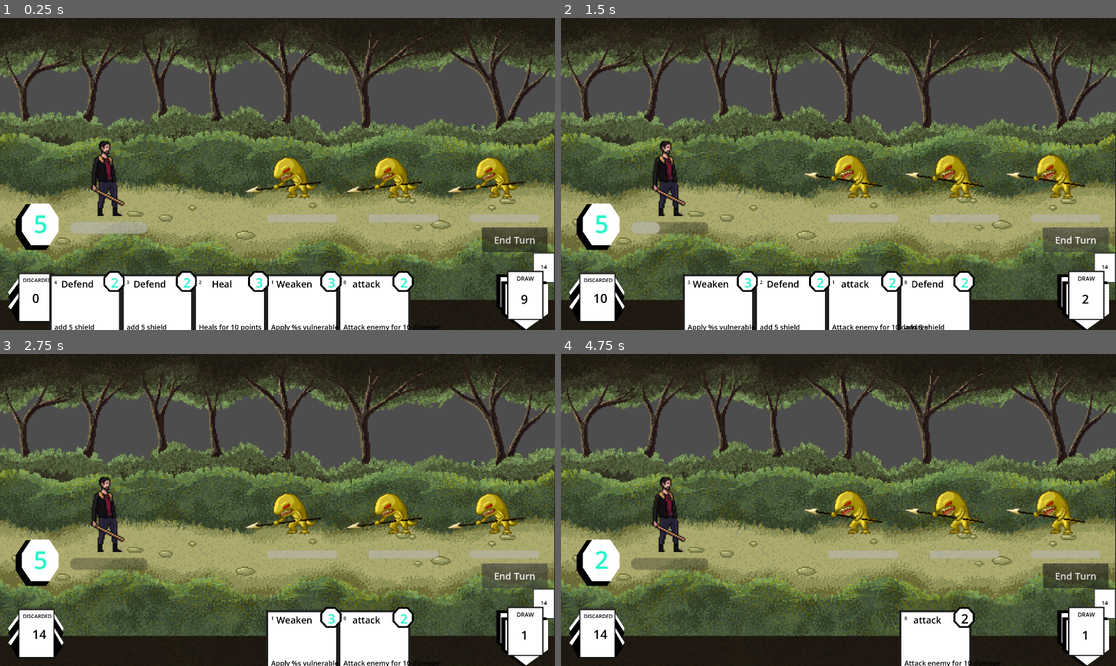
Above: before the commit, frames 1-4 (two rows, left to right).
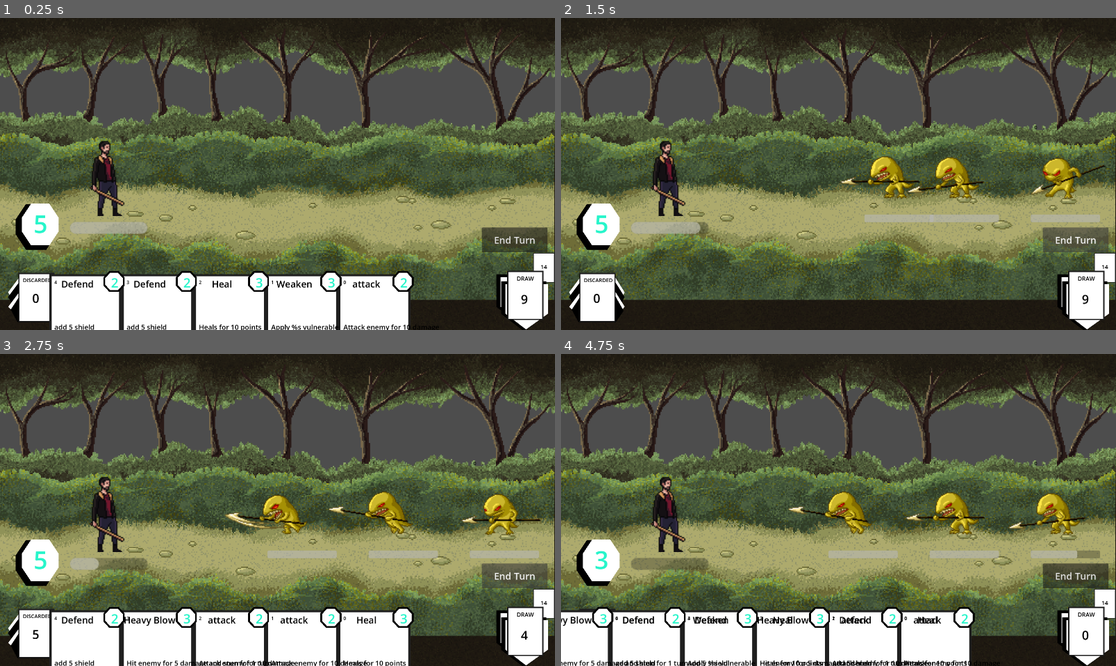
Above: after the commit, the same moments.

Repository: Leosten/card-game
Game: Godot game, scene res://main.tscn
Same seed, same stepped clock (60 frames per second), same inputs: the game is played once before the commit and once after it.
Inputs (mouse positions are in pixels of both pictures, inside the frame that each line leads up to):
- Up to frame 1 (0.25 s): no input
- Up to frame 2 (1.5 s): click "End Turn" at 0.5 s; click "End Turn" at 1.25 s
- Up to frame 3 (2.75 s): click "End Turn" at 2 s
- Up to frame 4 (4.75 s): move the mouse to (938, 656) at 2.77 s; click (938, 656) at 2.92 s; move the mouse to (866, 656) at 3.52 s; click (866, 656) at 3.67 s; move the mouse to (1027, 544) at 4.27 s; click (1027, 544) at 4.42 s

The runs differ from the first frame. In frame 1, 2.9% of the frame differs, in the area x 44-98%, y 34-66%; in frame 2, 12%, in the area x 5-98%, y 34-100%; in frame 3, 9.9%; in frame 4, 12%.
Error after the commit: Invalid access to property or key 'finished' on a base object of type 'Nil'. (res://Manager/card_animation_manager.gd:18)

Commit message:
card hud working, battle loop working, animations started

Diff:
--- a/Manager/action_manager.gd
+++ b/Manager/action_manager.gd
@@ -16,14 +16,13 @@
 	mana_used.emit(card_cost)
 	return battle_state
 
-func use_card_on_enemy(card : CardData, battle_state: BattleState, enemy_position):
+func use_card_on_enemy(card : CardData, battle_state: BattleState, monster_data: MonsterData):
 	if !card.allowed_targets.has(CardUtils.targets.ENEMY):
 		print("ERROR : target not allowed")
 		return battle_state
-	print("card used on monster %s" % str(enemy_position))
+	print("card used on monster %s" % str(monster_data.battle_position))
 
-	var enemy : MonsterData = MonsterUtils.find_monster_by_position(battle_state, enemy_position)
-	battle_state = apply_card_action(battle_state, card, enemy)
+	battle_state = apply_card_action(battle_state, card, monster_data)
 
 	return battle_state
 
@@ -56,10 +55,11 @@
 			if action == CardUtils.action_type.STATUS_EFFECTS:
 				print("card status type")
 				enemy.status_effects = StatusUtils.apply_status_effects(enemy.status_effects, card.status_effects)
+			battle_state = check_for_death(enemy, battle_state)
 
-	battle_state = MonsterUtils.update_monster(battle_state, enemy)
 	battle_state = cost_card_mana(battle_state, card.cost)
 	card_used.emit(card)
+	mana_used.emit()
 	update_battle_view.emit()
 	return battle_state
 
@@ -80,6 +80,15 @@
 	enemy.reset_cycle_step()
 	return battle_state
 
+static func check_for_death(monster: MonsterData, battle_state : BattleState) -> BattleState:
+	if (monster.health <= 0):
+		monster.health = 0
+		print("enemy %s dead" % monster.battle_position)
+		battle_state.level_monsters.erase(monster)
+	else:
+		battle_state = MonsterUtils.update_monster(battle_state, monster)
+	return battle_state
+
 func cycle_buffs():
 	pass
 
--- /dev/null
+++ b/Manager/battle_animation_manager.gd
@@ -0,0 +1,14 @@
+class_name BattleAnimationManager
+
+extends Node
+
+func monster_action_animation(monster : MonsterData, monsters_displayed : Array[Monster]) :
+	var action_type = monster.getAction().type
+
+	var monster_scene : Monster = MonsterUtils.find_monster_by_position(monsters_displayed, monster.battle_position)
+
+	await monster_scene.play_action_animation(action_type)
+	emit_signal("action_finished")
+
+func monster_appears(monster: Monster):
+	pass
--- /dev/null
+++ b/Manager/card_animation_manager.gd
@@ -0,0 +1,33 @@
+class_name CardAnimationManager
+extends Node
+
+var left_out_bounds = Vector2(-1000, 1250)
+
+func clear_card_animation(displayed_hand: Array[Card]):
+	var last_tween: Tween
+	for card in displayed_hand:
+		if card.active_tween:
+			card.active_tween.kill()
+		card.active_tween = card.create_tween().set_trans(Tween.TRANS_LINEAR)
+		card.active_tween.tween_property(
+			card, "position",
+			left_out_bounds,
+			0.2
+		).set_ease(Tween.EASE_IN)
+		last_tween = card.active_tween
+	await last_tween.finished
+
+func cards_appear_animation(displayed_hand: Array[Card], card_hand_positions : Array[Area2D]):
+	var target_position = Vector2(-1000, 1250)
+	var last_tween: Tween
+	for card in displayed_hand:
+		if card.active_tween:
+			card.active_tween.kill()
+		card.active_tween = card.create_tween().set_trans(Tween.TRANS_LINEAR)
+		card.active_tween.tween_property(
+			card, "position",
+			target_position,
+			0.4
+		).set_ease(Tween.EASE_IN)
+		last_tween = card.active_tween
+	await last_tween.finished
--- a/Manager/stage_manager.gd
+++ b/Manager/stage_manager.gd
@@ -85,7 +85,10 @@
 		var monster_scene = get_monster_scene_from_id(monster_data.id)
 		print("get_monster_scenes_for_level")
 		monster_scene.init_data(monster_data.duplicate())
+		monster_scene.battle_position = index
 		monster_scene.position = enemy_positions[index].position
+		# position monster outside of screen for animation
+		monster_scene.position.x = 6000
 		monster_scene.z_index = 100
 		monster_scenes.append(monster_scene)
 		index += 1
--- a/Utils/card_utils.gd
+++ b/Utils/card_utils.gd
@@ -40,3 +40,16 @@
 	for card in player_hand:
 		if card.hand_position == card_position:
 			return card
+
+static func init_card_position(viewport_size, max_nb_of_cards, player_draw_value, card_size, margin_between_cards, left_margin, bottom_margin) -> Array[Area2D]:
+	var card_hand_positions : Array[Area2D]= []
+	for card_pos_index in range(max_nb_of_cards):
+		var card_area = Area2D.new()
+		var card_position := Vector2(
+			(viewport_size.x - left_margin - (card_pos_index * card_size) + margin_between_cards) - (viewport_size.x / player_draw_value),
+			viewport_size.y - bottom_margin
+		)
+		card_area.position = card_position
+		card_hand_positions.append(card_area)
+	return card_hand_positions
+	print("card positions init")
--- a/Utils/damage_utils.gd
+++ b/Utils/damage_utils.gd
@@ -17,7 +17,6 @@
 	print(damage_value)
 	monster.health -= damage_value
 	print("monster health %s" % monster.health)
-	monster = check_for_death(monster)
 	return monster
 
 static func damage_player(damage_value, player_stats : PlayerStats) -> PlayerStats:
@@ -67,9 +66,3 @@
 	if protect != null :
 		return true
 	return false
-
-static func check_for_death(monster: MonsterData) -> MonsterData:
-	if (monster.health <= 0):
-		monster.health = 0
-		print("enemy %s dead" % monster.battle_position)
-	return monster
--- a/Utils/monster_utils.gd
+++ b/Utils/monster_utils.gd
@@ -2,21 +2,17 @@
 
 enum action_types {DAMAGE, DAMAGE_STATUS, STATUS, SHIELD, HEAL_SELF, HEAL_OTHERS, BUFF, BUFF_OTHERS}
 
-static func update_monster(
-	battle_state : BattleState,
-	monster_updated_data : MonsterData):
-
-	for monster in battle_state.level_monsters:
-		if monster.battle_position == monster.battle_position:
-			monster = monster_updated_data
+static func update_monster(battle_state : BattleState, monster_updated_data : MonsterData):
+	for i in battle_state.level_monsters.size():
+		if battle_state.level_monsters[i].battle_position == monster_updated_data.battle_position:
+			battle_state.level_monsters[i] = monster_updated_data
 			break
-	print("monster %s updated and battle positions reset")
 	return battle_state
 
 static func find_monster_by_position(
-	battle_state : BattleState,
+	monsters_displayed : Array[Monster],
 	monster_position):
-	for monster in battle_state.level_monsters:
+	for monster in monsters_displayed:
 		if monster.battle_position == monster_position:
 			return monster
 	printerr("monster with position %s not found" % str(monster_position))
--- a/View/Cards/card_hud.gd
+++ b/View/Cards/card_hud.gd
@@ -7,9 +7,10 @@
 @export var margin_between_cards = 20
 @export var card_size = 250
 @export var max_nb_of_cards = 8
-
+#const CardAnimationManager = preload("res://Manager/card_animation_manager.gd")
+var card_animation_manager : CardAnimationManager
 var displayed_hand: Array[Card] = []
-var card_hand_position: Array[Area2D] = []
+var card_hand_positions: Array[Area2D] = []
 var cards_stacked : bool = false
 var player_deck : Array[CardData] = []
 var hovered_card: Card = null
@@ -19,7 +20,10 @@
 var discard_pile : Array[CardData] = []
 var player_hand : Array[CardData] = []
 
+var enemy_turn = false
+
 func _ready() -> void:
+	card_animation_manager = CardAnimationManager.new()
 	player_draw_value = GameManager.battle_state["player_stats"].draw_value
 	init_player_deck()
 	init_card_position()
@@ -32,52 +36,40 @@
 
 func init_card_position() -> void:
 	var viewport_size := get_viewport_rect().size
-
-	for card_pos_index in range(max_nb_of_cards):
-		var card_area = Area2D.new()
-		var card_position := Vector2(
-			(viewport_size.x - left_margin - (card_pos_index * card_size) + margin_between_cards) - (viewport_size.x / player_draw_value),
-			viewport_size.y - bottom_margin
-		)
-		card_area.position = card_position
-		card_hand_position.append(card_area)
-		print("card positions init")
+	card_hand_positions = CardUtils.init_card_position(viewport_size, max_nb_of_cards, player_draw_value, card_size, margin_between_cards, left_margin, bottom_margin)
+	print("card positions init")
 
 func draw_cards(draw_value) -> void:
 	if draw_value <= 0:
 		return
+	check_draw_pile_size_reset()
 	var draw_pile_remaining = draw_pile.size()
-
 	if (draw_value >= draw_pile_remaining):
 		draw_value = draw_pile_remaining
-	print("draw pile size %s" % str(draw_pile_remaining))
-	print("drawing %s cards" % str(draw_value))
 
 	#first add to player_hand
 	for index in draw_value:
-		print(index)
-		var card_data = draw_pile[index]
+		var card_data = draw_pile.pop_front()
 		card_data.hand_position = index
 		player_hand.append(card_data)
 
-	# then remove in draw_pile to keep array indexes
-	for index in draw_value:
-		draw_pile.remove_at(index)
-	print("draw pile size %s" % str(draw_pile_remaining))
-	print("hand cards ready")
+	update_piles_count()
 
-func check_draw_pile_size():
-	if draw_pile.size() == 0:
-		init_player_deck()
+func check_draw_pile_size_reset():
+	if draw_pile.is_empty() :
+		# trigger animation
+		draw_pile = discard_pile.duplicate()
+		draw_pile.shuffle()
+		discard_pile.clear()
 
 func display_hand() :
-	#for existing_card in displayed_hand:
-		#existing_card.queue_free()
-	#displayed_hand.clear()
+	for existing_card in displayed_hand:
+		existing_card.queue_free()
+	displayed_hand.clear()
 
 	for card_data in player_hand:
 		var card : Card = GameManager.card_manager.get_card_scene()
-		card.init_card(card_data.hand_position, card_data, card_hand_position[card_data.hand_position].position)
+		card.init_card(card_data.hand_position, card_data, card_hand_positions[card_data.hand_position].position)
 		card.hovered.connect(_on_card_hovered)
 		card.hovered_out.connect(_on_card_hovered_out)
 		card.clicked.connect(_on_card_clicked)
@@ -86,7 +78,7 @@
 	print("display hand func")
 
 func discard_card(card_data: CardData):
-	player_hand.remove_at(card_data.hand_position)
+	player_hand.erase(card_data)
 	displayed_hand[card_data.hand_position].queue_free()
 	displayed_hand.remove_at(card_data.hand_position)
 	var index = 0
@@ -98,36 +90,27 @@
 	for displayed_card in displayed_hand:
 		displayed_card.hand_position = index_2
 		index_2 +=1
+	discard_pile.append(card_data)
 
 	reposition_cards()
-	card_data.hand_position = 0
-	discard_pile.append(card_data)
-
-	print("discard card func")
+	update_piles_count()
 
 func discard_all():
 	for card in player_hand:
 		card.hand_position = 0
 		discard_pile.append(card)
 	player_hand.clear()
-
-	for card_scene in displayed_hand:
+	await card_animation_manager.clear_card_animation(displayed_hand)
+	for card_scene : Card in displayed_hand:
 		card_scene.queue_free()
 	displayed_hand.clear()
 	print("discard all")
 
 func init_player_deck():
-	"init draw pile"
 	player_deck = GameManager.get_player_deck()
 	$DeckCard/DeckCount.text = str(player_deck.size())
 	player_deck.shuffle()
 	draw_pile = player_deck
-
-func reset_draw_pile():
-	draw_pile = discard_pile
-	draw_pile.shuffle()
-	discard_pile.clear()
-	pass
 
 func update_piles_count():
 	$DrawPile/DrawCount.text = str(draw_pile.size())
@@ -135,7 +118,7 @@
 
 func reposition_cards():
 	for card in displayed_hand:
-		var new_position = card_hand_position[card.hand_position].position
+		var new_position = card_hand_positions[card.hand_position].position
 		card.z_index = card.hand_position + 1
 		CardUtils.reposition_animation(card, new_position)
 		card.base_position = new_position
@@ -144,17 +127,25 @@
 	for card : Card in displayed_hand:
 		card.update_cost_label(CharacterUtils.get_current_mana(battle_state))
 
+func end_turn():
+	enemy_turn = true
+	discard_all()
+
 func new_turn():
+	enemy_turn = false
+	check_draw_pile_size_reset()
 	draw_cards(player_draw_value)
 	display_hand()
 	update_piles_count()
 
 func _on_card_clicked(card_hand_position: int) -> void:
-	print("Clicked: ", card_hand_position)
 	var card_data = CardUtils.find_card_by_position(player_hand, card_hand_position)
 	card_clicked.emit(card_data)
 
 func _on_card_hovered(card: Card) -> void:
+	if enemy_turn == true:
+		return
+
 	if hovered_card == card:
 		return
 	# push previous card back down
--- a/View/Monsters/1/monster_1.gd
+++ b/View/Monsters/1/monster_1.gd
@@ -1,4 +1,5 @@
 extends Monster
 
-func _ready():
+func _ready() -> void:
+	super()
 	$AnimatedSprite2D.flip_h = true
--- a/View/Monsters/1/monster_1.tscn
+++ b/View/Monsters/1/monster_1.tscn
@@ -35,7 +35,7 @@
 "duration": 1.0,
 "texture": ExtResource("7_dfrsi")
 }],
-"loop": 1,
+"loop": 0,
 "name": &"attack",
 "speed": 5.0
 }, {
@@ -88,8 +88,7 @@
 position = Vector2(49, -121)
 scale = Vector2(3, 3)
 sprite_frames = SubResource("SpriteFrames_qosxv")
-animation = &"idle"
-frame_progress = 0.11281158
+animation = &"attack"
 
 [node name="CollisionShape2D" parent="Area2D" parent_id_path=PackedInt32Array(886200655) index="0" unique_id=1799351193]
 position = Vector2(-5.5, -102)
--- a/View/Monsters/monster.gd
+++ b/View/Monsters/monster.gd
@@ -3,11 +3,13 @@
 
 @onready var _animated_sprite : AnimatedSprite2D = $AnimatedSprite2D
 @export var monster_data : MonsterData = null
-
+var battle_position
 signal clicked(monster_data: MonsterData)
 signal hovered(monster_data: MonsterData)
+var attacking : bool = false
 
-var attacking : bool = false
+#@abstract func play_action_animation(action_type : MonsterUtils.action_types)
+
 func _ready() -> void:
 	print('mnster rdy')
 	input_event.connect(_on_input_event)
@@ -19,12 +21,12 @@
 	$MonsterPosition.text = str(monster_data.battle_position)
 
 func _process(_delta):
-	if (monster_data.health > 0):
-		if _animated_sprite.animation.contains("idle"):
-			_animated_sprite.play("idle")
-	else:
+	if monster_data.health <= 0:
+		update_health_bar()
 		_animated_sprite.play("death")
 		_animated_sprite.animation_finished.connect(on_death_finish)
+	elif not attacking:
+		_animated_sprite.play("idle")
 
 func set_battle_position(battle_position):
 	monster_data.battle_position = battle_position
@@ -52,9 +54,7 @@
 
 func update_monster_state(monster_d):
 	monster_data = monster_d
-	#print("monster %s updated" % str(monster_data.battle_position))
 	update_health_bar()
-	#update_status_effects()
 
 func die():
 	if _animated_sprite.animation.contains("death"):
@@ -63,3 +63,25 @@
 func on_death_finish():
 	Events.monster_dead.emit(monster_data)
 	self.queue_free()
+
+func spawn(battle_positions):
+	var target_position = battle_positions[battle_position]
+	var tween = get_tree().create_tween().bind_node(self).set_trans(Tween.TRANS_SINE)
+	tween.tween_property(self, "position", target_position.position, 0.5)
+
+func play_action_animation(action_type : MonsterUtils.action_types):
+	print("action type %s" % action_type)
+	match action_type:
+		MonsterUtils.action_types.DAMAGE:
+			attack_animation()
+	emit_signal("animation_finished")
+
+func attack_animation():
+	attacking = true
+	print(_animated_sprite.animation)
+	if _animated_sprite.animation.find("attack"):
+			print("attack anim")
+			_animated_sprite.stop()
+			_animated_sprite.play("attack")
+			await _animated_sprite.animation_finished
+			attacking = false
--- a/battle.gd
+++ b/battle.gd
@@ -9,10 +9,13 @@
 var monsters_displayed : Array[Monster]
 var player_character : CharacterBody2D
 var death_timer: SceneTreeTimer
-const StageManager = preload("res://Manager/stage_manager.gd")
-const ActionManager = preload("res://Manager/action_manager.gd")
+#const StageManager = preload("res://Manager/stage_manager.gd")
+#const ActionManager = preload("res://Manager/action_manager.gd")
+#const BattleAnimationManager = preload("res://Manager/battle_animation_manager.gd")
+
 var stage_manager : StageManager
 var action_manager : ActionManager
+var battle_animation_manager : BattleAnimationManager
 
 var viewport_size
 var enemy_positions : Array[Area2D] = []
@@ -27,6 +30,8 @@
 	#todo: globals
 	viewport_size = get_viewport_rect().size
 	stage_manager = StageManager.new()
+	battle_animation_manager = BattleAnimationManager.new()
+	add_child(battle_animation_manager)
 	action_manager = ActionManager.new()
 	action_manager.card_used.connect(on_card_used)
 	action_manager.mana_used.connect(on_mana_used)
@@ -66,12 +71,14 @@
 func spawn_level_monsters():
 	enemy_positions = stage_manager.init_monster_positions(viewport_size)
 	var monster_scenes = stage_manager.get_monster_scenes_for_level(battle_state.level_monsters, enemy_positions)
-	for monster_scene in monster_scenes :
+	for monster_scene : Monster in monster_scenes :
 		monster_scene.clicked.connect(on_monster_clicked)
 		monster_scene.hovered.connect(on_monster_hovered)
 		monster_scene.update_health_bar()
 		add_child(monster_scene)
 		monsters_displayed.append(monster_scene)
+		monster_scene.spawn(enemy_positions)
+		await get_tree().create_timer(0.5).timeout
 	print("Monsters spawned")
 
 func load_stage_monsters():
@@ -91,18 +98,19 @@
 
 func on_monster_clicked(monster_data : MonsterData):
 	if (card_clicked != null):
-		battle_state = action_manager.use_card_on_enemy(card_clicked, battle_state, monster_data.battle_position)
+		battle_state = action_manager.use_card_on_enemy(card_clicked, battle_state, monster_data)
 		card_clicked = null
 
 func on_card_used(card_data : CardData):
 	card_hand_hud.discard_card(card_clicked)
 
 func on_mana_used(cost):
+	update_player_mana()
 	card_hand_hud.update_displayed_hand_cost(battle_state)
-	update_player_mana()
 
 func refresh_screen():
 	update_displayed_monsters()
+	update_player_character()
 
 func on_monster_hovered(monster_data : MonsterData):
 	pass
@@ -115,7 +123,6 @@
 	monsters_displayed = MonsterUtils.remove_monster_dead_display(monsters_displayed, monster)
 
 func update_player_mana():
-	print(battle_state.player_stats.current_mana)
 	var color
 	if (CharacterUtils.get_current_mana(battle_state) > 0):
 		color = Color(0.149, 0.959, 0.792, 1.0)
@@ -126,16 +133,19 @@
 
 func launch_enemy_turn():
 	for enemy in battle_state.level_monsters:
+		battle_animation_manager.monster_action_animation(enemy, monsters_displayed)
 		battle_state = action_manager.enemy_cycle(battle_state, enemy)
-	update_player_character()
+		update_player_character()
+		await get_tree().create_timer(0.5).timeout
+	emit_signal("enemy_turn_finished")
 	pass
 
 func _on_end_turn_button_pressed() -> void:
-	#card_hand_hud.set_mouse_filter(Control.MOUSE_FILTER_IGNORE)
+	card_hand_hud.end_turn()
+	await get_tree().create_timer(0.5).timeout
 	enemy_turn = true
-	launch_enemy_turn()
-	card_hand_hud.discard_all()
+	await launch_enemy_turn()
 	battle_state = CharacterUtils.replenish_mana(battle_state)
+	update_player_mana()
 	card_hand_hud.new_turn()
-	update_player_mana()
 	enemy_turn = false
Binary file added: Art/UI/icons/stun_icon.png
Not shown, added: Art/UI/icons/stun_icon.png.import
Binary file added: Art/UI/icons/vulnerable_icon.png
Not shown, added: Art/UI/icons/vulnerable_icon.png.import
Not shown, added: Manager/battle_animation_manager.gd.uid
Not shown, added: Manager/card_animation_manager.gd.uid
Not shown, added: battle.tscn8614717250.tmp
